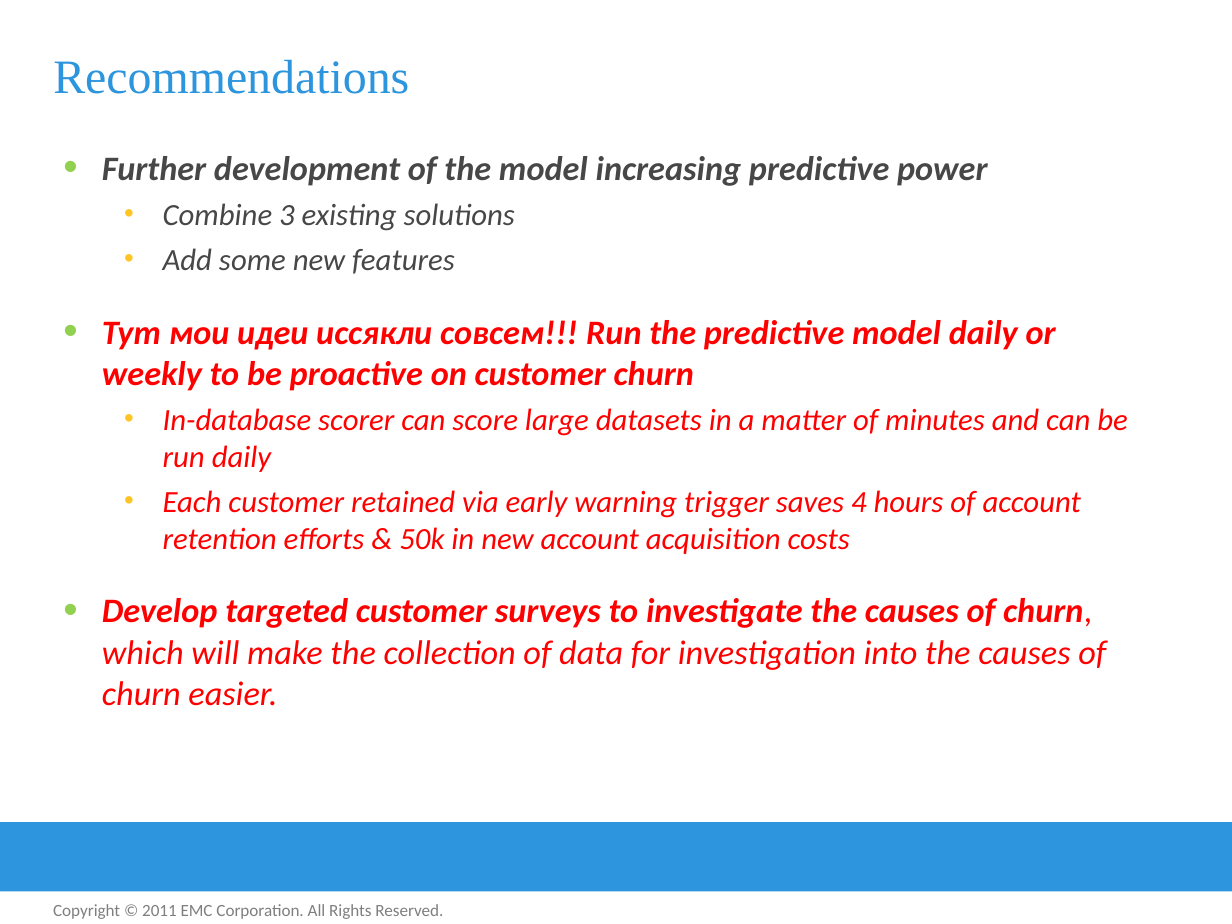
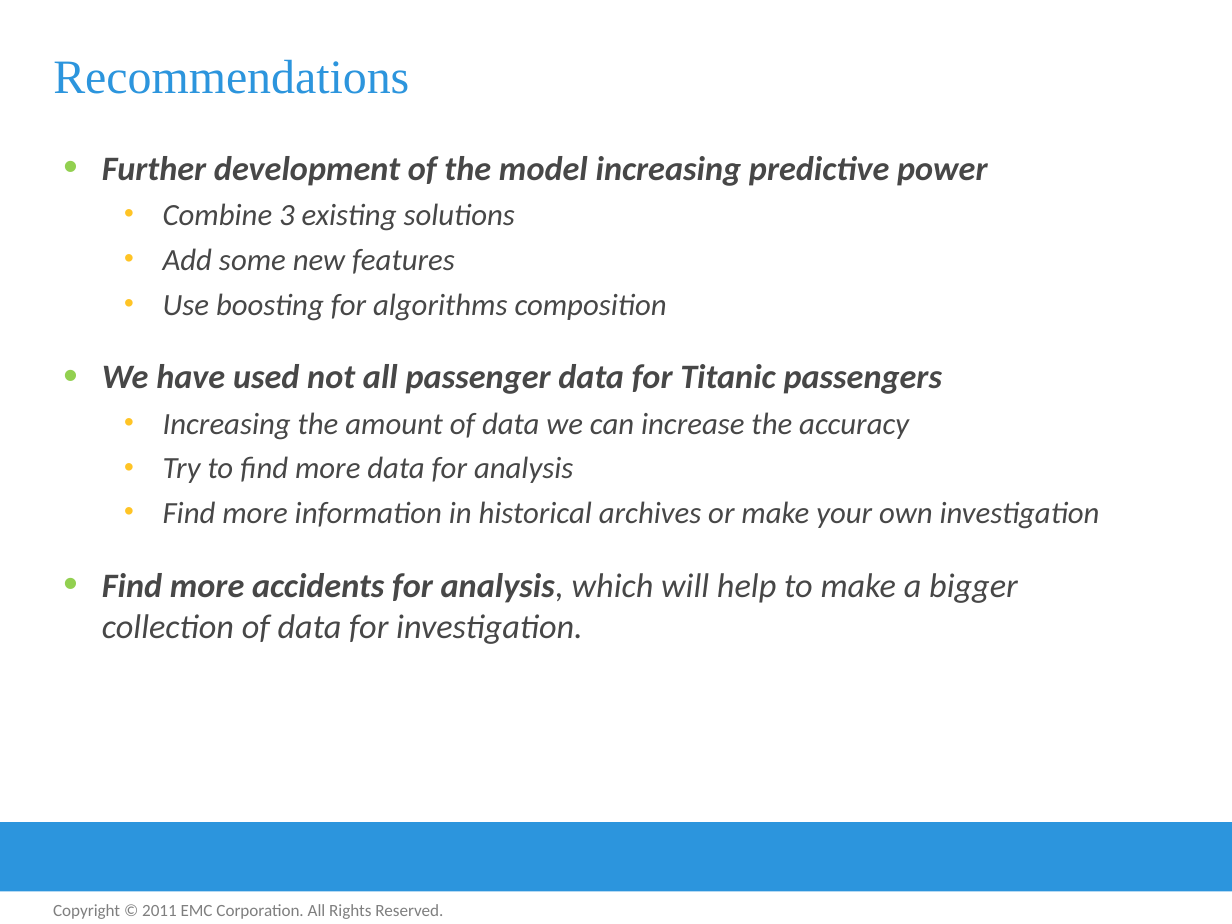
Before and after one commit to sash-tsvet/BigDataFinalLab, a slide deck: slide 9 of Analyst.ppt. Drawn at 1232x924 pixels with LibreOffice and Linux fonts; fonts in the diff are those of the drawing; background and template pictures are left out. Boxes give left, top, right and bottom in pixels: in the first picture for what was removed or moved away, otherwise in the second. Text is boxed around its words. In the diff, an @@ line names an element or a change of style, - is before the commit and + after.

Commit message:
analyst presentation finished

```diff
--- a/Analyst.ppt
+++ b/Analyst.ppt
@@ text at (x1=102, y1=293, x2=1100, y2=644): text changed; size 20 to 18 pt; text colour #FF0000 to #474747 @@
-• Тут мои идеи иссякли совсем!!! Run the predictive model daily or weekly to be proactive on customer churn
-  • In-database scorer can score large datasets in a matter of minutes and can be run daily
-  • Each customer retained via early warning trigger saves 4 hours of account retention efforts & 50k in new account acquisition costs
-• Develop targeted customer surveys to investigate the causes of churn, which will make the collection of data for investigation into the causes of churn easier.
+  • Use boosting for algorithms composition
+• We have used not all passenger data for Titanic passengers
+  • Increasing the amount of data we can increase the accuracy
+  • Try to find more data for analysis
+  • Find more information in historical archives or make your own investigation
+• Find more accidents for analysis, which will help to make a bigger collection of data for investigation.
```
